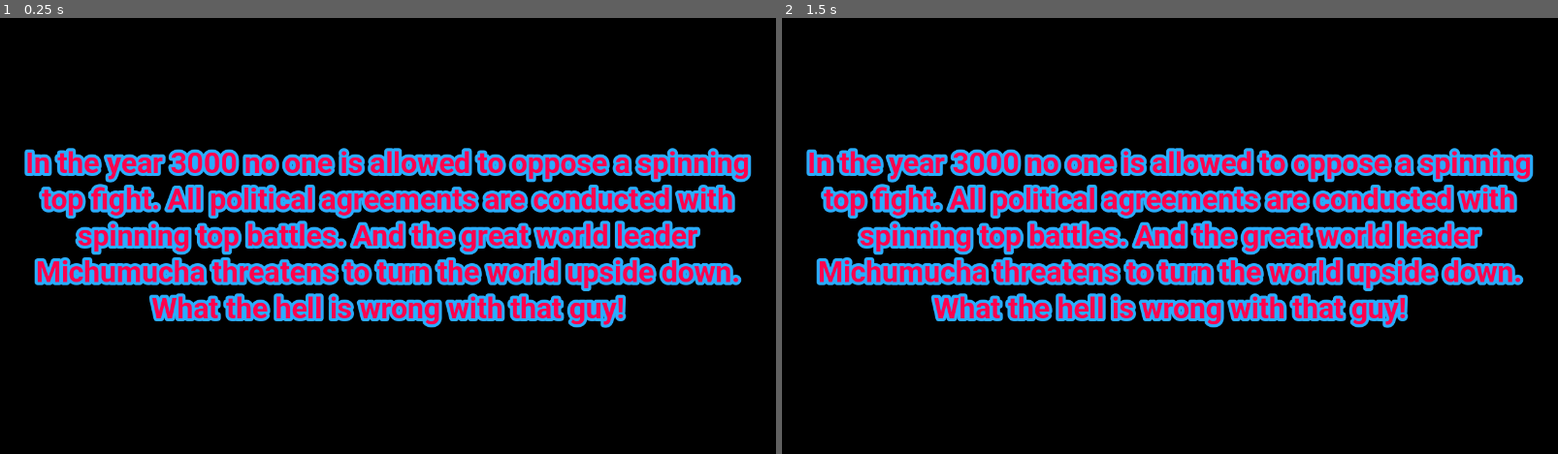
Above: before the commit, frames 1-2 (left to right).
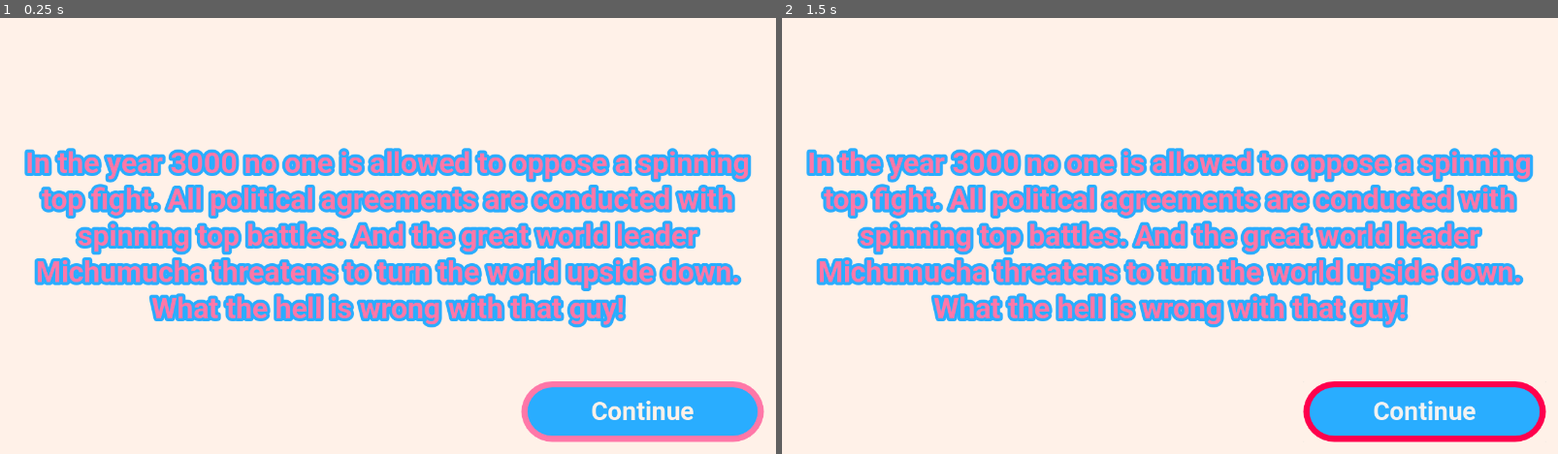
Above: after the commit, the same moments.

Repository: MatiasVME/spinning-battle
Game: Godot game, scene res://main_screens/intro/intro.tscn
Two runs of this game, one before a commit and one after it. Both use one fixed random seed, a clock stepped at 60 frames per second and the inputs below. Before the commit the project has no main scene; this scene is started directly in both runs.
Inputs (mouse positions are in pixels of both pictures, inside the frame that each line leads up to):
- Up to frame 1 (0.25 s): no input
- Up to frame 2 (1.5 s): click (1426, 410) at 0.5 s, where only the run after the commit has a clickable "Continue"; click (1426, 410) at 1.25 s, where only the run after the commit has a clickable "Continue"

The runs differ from the first frame. In frame 1, 90% of the frame differs, in the area x 0-100%, y 0-100%; in frame 2, 90%.

Commit message:
Se añaden imágenes y otros

Diff:
--- a/main_screens/intro/intro.tscn
+++ b/main_screens/intro/intro.tscn
@@ -1,6 +1,42 @@
-[gd_scene load_steps=2 format=3 uid="uid://c1raixs88qyj7"]
+[gd_scene load_steps=5 format=3 uid="uid://c1raixs88qyj7"]
 
 [ext_resource type="FontFile" uid="uid://bkxa3xvcsxrbk" path="res://shared_resources/fonts/roboto/static/Roboto-Bold.ttf" id="1_obl8q"]
+
+[sub_resource type="StyleBoxFlat" id="StyleBoxFlat_6oqgn"]
+bg_color = Color(0.160784, 0.678431, 1, 1)
+border_width_left = 10
+border_width_top = 10
+border_width_right = 10
+border_width_bottom = 10
+border_color = Color(1, 0, 0.301961, 1)
+corner_radius_top_left = 50
+corner_radius_top_right = 50
+corner_radius_bottom_right = 50
+corner_radius_bottom_left = 50
+
+[sub_resource type="StyleBoxFlat" id="StyleBoxFlat_cu812"]
+bg_color = Color(0.160784, 0.678431, 1, 1)
+border_width_left = 10
+border_width_top = 10
+border_width_right = 10
+border_width_bottom = 10
+border_color = Color(0, 0.529412, 0.317647, 1)
+corner_radius_top_left = 50
+corner_radius_top_right = 50
+corner_radius_bottom_right = 50
+corner_radius_bottom_left = 50
+
+[sub_resource type="StyleBoxFlat" id="StyleBoxFlat_u37f4"]
+bg_color = Color(0.160784, 0.678431, 1, 1)
+border_width_left = 10
+border_width_top = 10
+border_width_right = 10
+border_width_bottom = 10
+border_color = Color(1, 0.466667, 0.658824, 1)
+corner_radius_top_left = 50
+corner_radius_top_right = 50
+corner_radius_bottom_right = 50
+corner_radius_bottom_left = 50
 
 [node name="Intro" type="Control"]
 layout_mode = 3
@@ -17,7 +53,7 @@
 anchor_bottom = 1.0
 grow_horizontal = 2
 grow_vertical = 2
-color = Color(0, 0, 0, 1)
+color = Color(1, 0.945098, 0.909804, 1)
 
 [node name="Intro" type="Label" parent="."]
 layout_mode = 1
@@ -26,7 +62,7 @@
 anchor_bottom = 1.0
 grow_horizontal = 2
 grow_vertical = 2
-theme_override_colors/font_color = Color(1, 0, 0.301961, 1)
+theme_override_colors/font_color = Color(1, 0.466667, 0.658824, 1)
 theme_override_colors/font_outline_color = Color(0.160784, 0.678431, 1, 1)
 theme_override_constants/outline_size = 20
 theme_override_fonts/font = ExtResource("1_obl8q")
@@ -45,3 +81,29 @@
 grow_horizontal = 2
 grow_vertical = 2
 color = Color(0, 0, 0, 1)
+
+[node name="Margin" type="MarginContainer" parent="."]
+layout_mode = 1
+anchors_preset = 3
+anchor_left = 1.0
+anchor_top = 1.0
+anchor_right = 1.0
+anchor_bottom = 1.0
+offset_left = -400.0
+offset_top = -100.0
+grow_horizontal = 0
+grow_vertical = 0
+theme_override_constants/margin_right = 20
+theme_override_constants/margin_bottom = 20
+
+[node name="Continue" type="Button" parent="Margin"]
+clip_contents = true
+custom_minimum_size = Vector2(400, 100)
+layout_mode = 2
+theme_override_colors/font_color = Color(1, 0.945098, 0.909804, 1)
+theme_override_fonts/font = ExtResource("1_obl8q")
+theme_override_font_sizes/font_size = 42
+theme_override_styles/hover = SubResource("StyleBoxFlat_6oqgn")
+theme_override_styles/pressed = SubResource("StyleBoxFlat_cu812")
+theme_override_styles/normal = SubResource("StyleBoxFlat_u37f4")
+text = "Continue"
--- a/main_screens/main_menu/main_menu.tscn
+++ b/main_screens/main_menu/main_menu.tscn
@@ -9,12 +9,10 @@
 border_width_right = 10
 border_width_bottom = 10
 border_color = Color(1, 0, 0.301961, 1)
-corner_radius_top_left = 10
-corner_radius_top_right = 10
-corner_radius_bottom_right = 10
-corner_radius_bottom_left = 10
-shadow_size = 4
-shadow_offset = Vector2(2, 2)
+corner_radius_top_left = 50
+corner_radius_top_right = 50
+corner_radius_bottom_right = 50
+corner_radius_bottom_left = 50
 
 [sub_resource type="StyleBoxFlat" id="StyleBoxFlat_1udwp"]
 bg_color = Color(0.160784, 0.678431, 1, 1)
@@ -23,12 +21,10 @@
 border_width_right = 10
 border_width_bottom = 10
 border_color = Color(0, 0.529412, 0.317647, 1)
-corner_radius_top_left = 10
-corner_radius_top_right = 10
-corner_radius_bottom_right = 10
-corner_radius_bottom_left = 10
-shadow_size = 4
-shadow_offset = Vector2(2, 2)
+corner_radius_top_left = 50
+corner_radius_top_right = 50
+corner_radius_bottom_right = 50
+corner_radius_bottom_left = 50
 
 [sub_resource type="StyleBoxFlat" id="StyleBoxFlat_4ch6j"]
 bg_color = Color(0.160784, 0.678431, 1, 1)
@@ -37,15 +33,21 @@
 border_width_right = 10
 border_width_bottom = 10
 border_color = Color(1, 0.466667, 0.658824, 1)
-corner_radius_top_left = 10
-corner_radius_top_right = 10
-corner_radius_bottom_right = 10
-corner_radius_bottom_left = 10
-shadow_size = 4
-shadow_offset = Vector2(2, 2)
+corner_radius_top_left = 50
+corner_radius_top_right = 50
+corner_radius_bottom_right = 50
+corner_radius_bottom_left = 50
 
 [node name="MainMenu" type="Control"]
 layout_mode = 3
+anchors_preset = 15
+anchor_right = 1.0
+anchor_bottom = 1.0
+grow_horizontal = 2
+grow_vertical = 2
+
+[node name="Background" type="ColorRect" parent="."]
+layout_mode = 1
 anchors_preset = 15
 anchor_right = 1.0
 anchor_bottom = 1.0
@@ -70,10 +72,23 @@
 layout_mode = 2
 theme_override_constants/separation = 20
 
+[node name="Intro" type="Label" parent="Center/VBox"]
+layout_mode = 2
+theme_override_colors/font_color = Color(1, 0.466667, 0.658824, 1)
+theme_override_colors/font_outline_color = Color(0.160784, 0.678431, 1, 1)
+theme_override_constants/outline_size = 20
+theme_override_fonts/font = ExtResource("1_ikpad")
+theme_override_font_sizes/font_size = 100
+text = "Spinnig Battle"
+horizontal_alignment = 1
+vertical_alignment = 1
+autowrap_mode = 3
+
 [node name="Start" type="Button" parent="Center/VBox"]
 clip_contents = true
 custom_minimum_size = Vector2(400, 100)
 layout_mode = 2
+theme_override_colors/font_color = Color(1, 0.945098, 0.909804, 1)
 theme_override_fonts/font = ExtResource("1_ikpad")
 theme_override_font_sizes/font_size = 42
 theme_override_styles/hover = SubResource("StyleBoxFlat_r3vf2")
@@ -85,6 +100,7 @@
 clip_contents = true
 custom_minimum_size = Vector2(400, 100)
 layout_mode = 2
+theme_override_colors/font_color = Color(1, 0.945098, 0.909804, 1)
 theme_override_fonts/font = ExtResource("1_ikpad")
 theme_override_font_sizes/font_size = 42
 theme_override_styles/hover = SubResource("StyleBoxFlat_r3vf2")
@@ -96,6 +112,7 @@
 clip_contents = true
 custom_minimum_size = Vector2(400, 100)
 layout_mode = 2
+theme_override_colors/font_color = Color(1, 0.945098, 0.909804, 1)
 theme_override_fonts/font = ExtResource("1_ikpad")
 theme_override_font_sizes/font_size = 42
 theme_override_styles/hover = SubResource("StyleBoxFlat_r3vf2")
--- a/project.godot
+++ b/project.godot
@@ -11,6 +11,7 @@
 [application]
 
 config/name="Spinning Battle"
+run/main_scene="res://main_screens/intro/intro.tscn"
 config/features=PackedStringArray("4.3", "GL Compatibility")
 config/icon="res://icon.svg"
 
Binary file added: art/bossGatito.webp
Not shown, added: art/bossGatito.webp.import
Binary file added: art/mapaBatalla.webp
Not shown, added: art/mapaBatalla.webp.import
Binary file added: art/player.png
Not shown, added: art/player.png.import
Binary file added: art/player.webp
Not shown, added: art/player.webp.import
